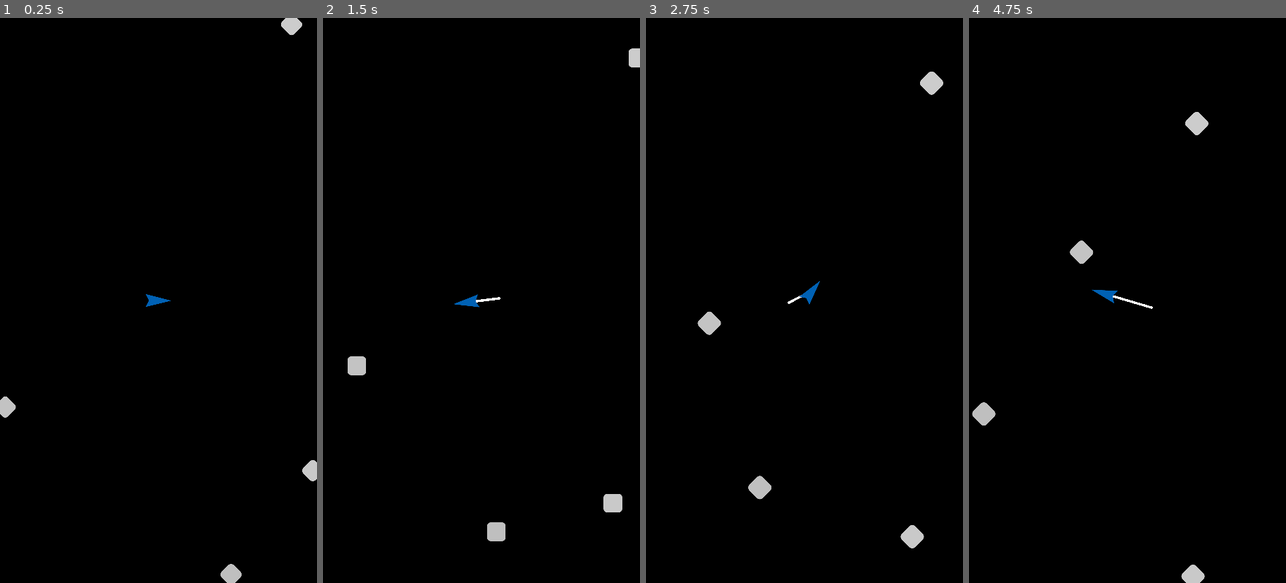
Above: before the commit, frames 1-4 (left to right).
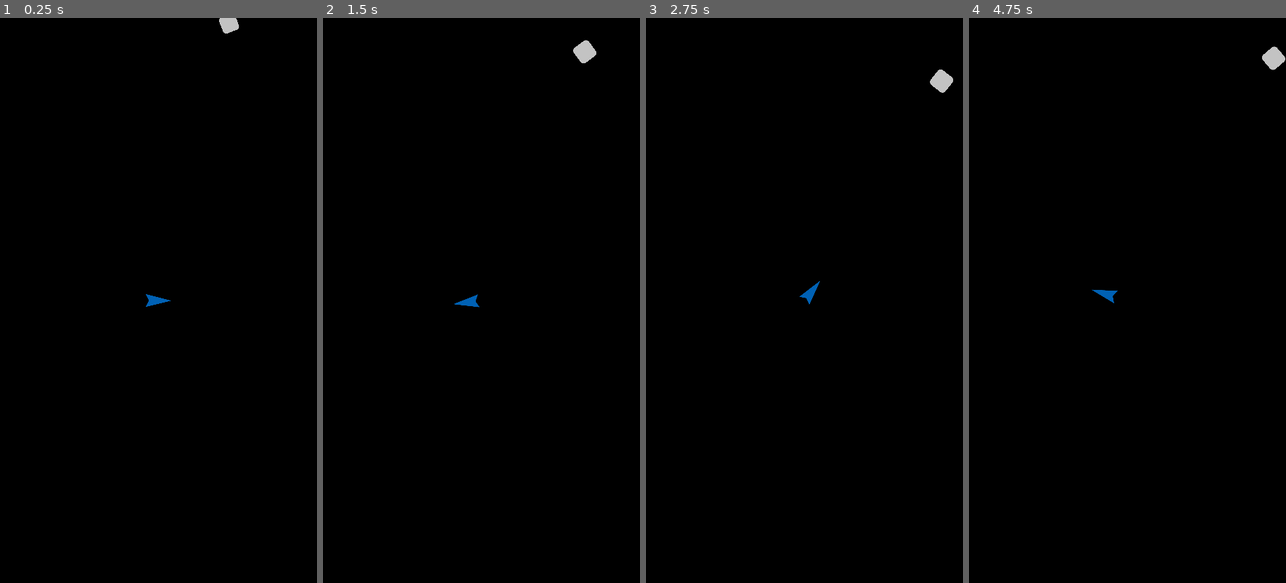
Above: after the commit, the same moments.

Repository: veprogames/blumo
Game: Godot game, scene res://level/level.tscn
The game is run twice, just before and just after one commit, with the same random seed, the same clock (stepped at 60 frames per second) and the same inputs.
Inputs (mouse positions are in pixels of both pictures, inside the frame that each line leads up to):
- Up to frame 1 (0.25 s): no input
- Up to frame 2 (1.5 s): move the mouse to (497, 300) at 0.52 s; move the mouse to (465, 300) at 1.27 s
- Up to frame 3 (2.75 s): move the mouse to (810, 289) at 2.02 s
- Up to frame 4 (4.75 s): move the mouse to (1124, 311) at 2.77 s; move the mouse to (1152, 306) at 3.52 s; move the mouse to (1102, 294) at 4.27 s

The runs differ from the first frame. In frame 1, 0.7% of the frame differs, in the area x 0-100%, y 0-100%; in frame 2, 0.9%; in frame 3, 0.8%; in frame 4, 1.0%, in the area x 0-100%, y 5-100%.

Commit message:
stage spawning logic, edible adjustments, change trail lifetime, restart on player death

Diff:
--- a/edible/behavior/edible_behavior_standard.gd
+++ b/edible/behavior/edible_behavior_standard.gd
@@ -3,6 +3,7 @@
 
 var speed: float
 var to_speed: float
+var rotation_speed: float
 
 var direction_vector: Vector2
 
@@ -23,10 +24,12 @@
 
 	viewport_rect = get_viewport_rect()
 
+	rotation_speed = randf_range(-PI, PI)
+
 	# This ensures that the direction wont be too close to a multiple of 90 degrees
 	var direction: float = get_direction_from_edge(from_edge) + \
-		randf_range(PI / 7.0, PI / 3.0) * (1.0 if randi() % 2 == 0 else -1.0)
-	speed = randf_range(100.0, 200.0)
+		randf_range(PI / 8.0, PI / 2.0) * (1.0 if randi() % 2 == 0 else -1.0)
+	speed = randf_range(90.0, 150.0)
 
 	direction_vector = Vector2.RIGHT.rotated(direction)
 
@@ -39,11 +42,11 @@
 func _process(delta: float) -> void:
 	super._process(delta)
 
-	sprite_2d.rotate(delta * PI)
+	sprite_2d.rotate(delta * rotation_speed)
 
 	edible.position += direction_vector * speed * delta
 	if not viewport_rect.has_point(edible.position):
-		direction_vector = direction_vector.rotated(PI / 2)
+		direction_vector = direction_vector.rotated(randf_range(-PI / 2, PI / 2))
 		edible.position = edible.position.clamp(viewport_rect.position, viewport_rect.end)
 
 func get_direction_from_edge(edge: EdibleSpawner.LevelEdge) -> float:
--- a/edible/edible.gd
+++ b/edible/edible.gd
@@ -2,6 +2,7 @@
 extends Area2D
 
 signal became_edible()
+signal eaten()
 
 @onready var sprite_2d: Sprite2D = $Sprite2D
 
@@ -19,7 +20,7 @@
 	sprite_2d.modulate.a *= randf_range(0.6, 0.8)
 
 func _on_area_entered(area: Area2D) -> void:
-	if area is TrailCollisionArea:
+	if area is TrailCollisionArea and !edible:
 		become_edible()
 
 func become_edible() -> void:
@@ -29,6 +30,8 @@
 
 func eat() -> void:
 	queue_free()
+	await tree_exited
+	eaten.emit()
 
 func handle_player_collision(player: Player) -> void:
 	if edible:
--- a/level/edible_spawner.gd
+++ b/level/edible_spawner.gd
@@ -1,10 +1,14 @@
 class_name EdibleSpawner
 extends Node2D
+
+signal edible_eaten()
 
 @export var level: Level
 
 var EdibleScene: PackedScene = preload("res://edible/edible.tscn")
 var EdibleBehaviorStandardScene: PackedScene = preload("res://edible/behavior/edible_behavior_standard.tscn")
+
+@onready var edibles: Node2D = $Edibles
 
 enum LevelEdge {
 	Right,
@@ -17,13 +21,6 @@
 
 func _ready() -> void:
 	viewport_rect = get_viewport_rect()
-
-	await level.ready
-
-	spawn_edible(LevelEdge.Left)
-	spawn_edible(LevelEdge.Right)
-	spawn_edible(LevelEdge.Top)
-	spawn_edible(LevelEdge.Bottom)
 
 func get_random_position_for_edge(edge: LevelEdge) -> Vector2:
 	var from: Vector2
@@ -84,4 +81,16 @@
 
 	edible.add_child(behavior)
 
-	level.add_child(edible)
+	edible.eaten.connect(_on_edible_eaten)
+
+	edibles.add_child(edible)
+
+func get_random_edge() -> LevelEdge:
+	var values: Array = LevelEdge.values()
+	return values[randi() % len(values)]
+
+func _on_edible_eaten() -> void:
+	edible_eaten.emit()
+
+func get_edible_count() -> int:
+	return edibles.get_child_count()
--- a/level/edible_spawner.tscn
+++ b/level/edible_spawner.tscn
@@ -4,3 +4,5 @@
 
 [node name="EdibleSpawner" type="Node2D"]
 script = ExtResource("1_tu8d5")
+
+[node name="Edibles" type="Node2D" parent="."]
--- a/level/level.gd
+++ b/level/level.gd
@@ -1,2 +1,7 @@
 class_name Level
 extends Node2D
+
+
+func _on_player_died() -> void:
+	await get_tree().create_timer(2).timeout
+	get_tree().reload_current_scene()
--- a/level/level.tscn
+++ b/level/level.tscn
@@ -1,10 +1,11 @@
-[gd_scene load_steps=6 format=3 uid="uid://biepw3gb8bcue"]
+[gd_scene load_steps=7 format=3 uid="uid://biepw3gb8bcue"]
 
 [ext_resource type="PackedScene" uid="uid://b524q435s8xuh" path="res://player/player.tscn" id="1_2tvxm"]
 [ext_resource type="Script" path="res://level/level.gd" id="1_qimrh"]
 [ext_resource type="PackedScene" uid="uid://cr514afpudpu0" path="res://player/trail/player_trail.tscn" id="2_dp51t"]
 [ext_resource type="PackedScene" uid="uid://dufqidwgk1b28" path="res://player/trail/collision/trail_collision_manager.tscn" id="3_6qic3"]
 [ext_resource type="PackedScene" uid="uid://ii8882bpv1n6" path="res://level/edible_spawner.tscn" id="6_45qq1"]
+[ext_resource type="PackedScene" uid="uid://k2rqx22hnehf" path="res://level/level_stage_manager.tscn" id="6_u3frg"]
 
 [node name="Level" type="Node2D"]
 script = ExtResource("1_qimrh")
@@ -31,3 +32,8 @@
 
 [node name="EdibleSpawner" parent="." node_paths=PackedStringArray("level") instance=ExtResource("6_45qq1")]
 level = NodePath("..")
+
+[node name="LevelStageManager" parent="." node_paths=PackedStringArray("spawner") instance=ExtResource("6_u3frg")]
+spawner = NodePath("../EdibleSpawner")
+
+[connection signal="died" from="Player" to="." method="_on_player_died"]
--- a/level/level_stage_manager.gd
+++ b/level/level_stage_manager.gd
@@ -1,2 +1,41 @@
 class_name LevelStageManager
 extends Node2D
+
+@export var spawner: EdibleSpawner
+
+var stage: int = 0
+## The amount the player this has to eat after being spawned
+var remaining: int = 0
+## The amount that still needs to be spawned
+var remaining_to_spawn: int = 0
+
+const MAX_AT_ONCE: int = 100
+
+func _ready() -> void:
+	spawner.edible_eaten.connect(_on_edible_eaten)
+
+	start_stage.call_deferred()
+
+func start_stage() -> void:
+	remaining = get_total_edibles(stage)
+	remaining_to_spawn = get_total_edibles(stage)
+	try_spawn_edibles()
+
+func next_stage() -> void:
+	stage += 1
+	await get_tree().create_timer(2).timeout
+	start_stage()
+
+func get_total_edibles(for_stage: int) -> int:
+	return for_stage + 1
+
+func try_spawn_edibles() -> void:
+	while spawner.get_edible_count() < MAX_AT_ONCE and remaining_to_spawn > 0:
+		spawner.spawn_edible(spawner.get_random_edge())
+		remaining_to_spawn -= 1
+
+func _on_edible_eaten() -> void:
+	try_spawn_edibles()
+	remaining -= 1
+	if remaining == 0:
+		next_stage()
--- a/player/trail/collision/trail_collision_area.tscn
+++ b/player/trail/collision/trail_collision_area.tscn
@@ -9,7 +9,7 @@
 [node name="CollisionPolygon2D" type="CollisionPolygon2D" parent="."]
 
 [node name="Timer" type="Timer" parent="."]
-wait_time = 1.5
+wait_time = 0.4
 autostart = true
 
 [connection signal="timeout" from="Timer" to="." method="_on_timer_timeout"]
--- a/player/trail/player_trail.gd
+++ b/player/trail/player_trail.gd
@@ -17,7 +17,7 @@
 ## Elapsed time
 var t: float = 0.0
 
-static var TRAIL_LIFETIME: float = 1.5
+static var TRAIL_LIFETIME: float = 0.4
 
 func _ready() -> void:
 	player.died.connect(die)
